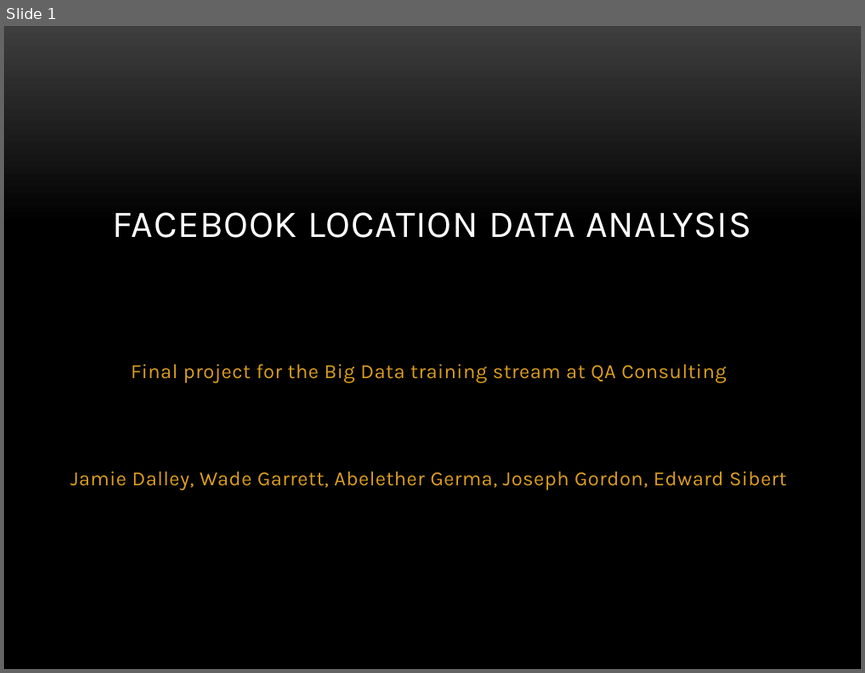
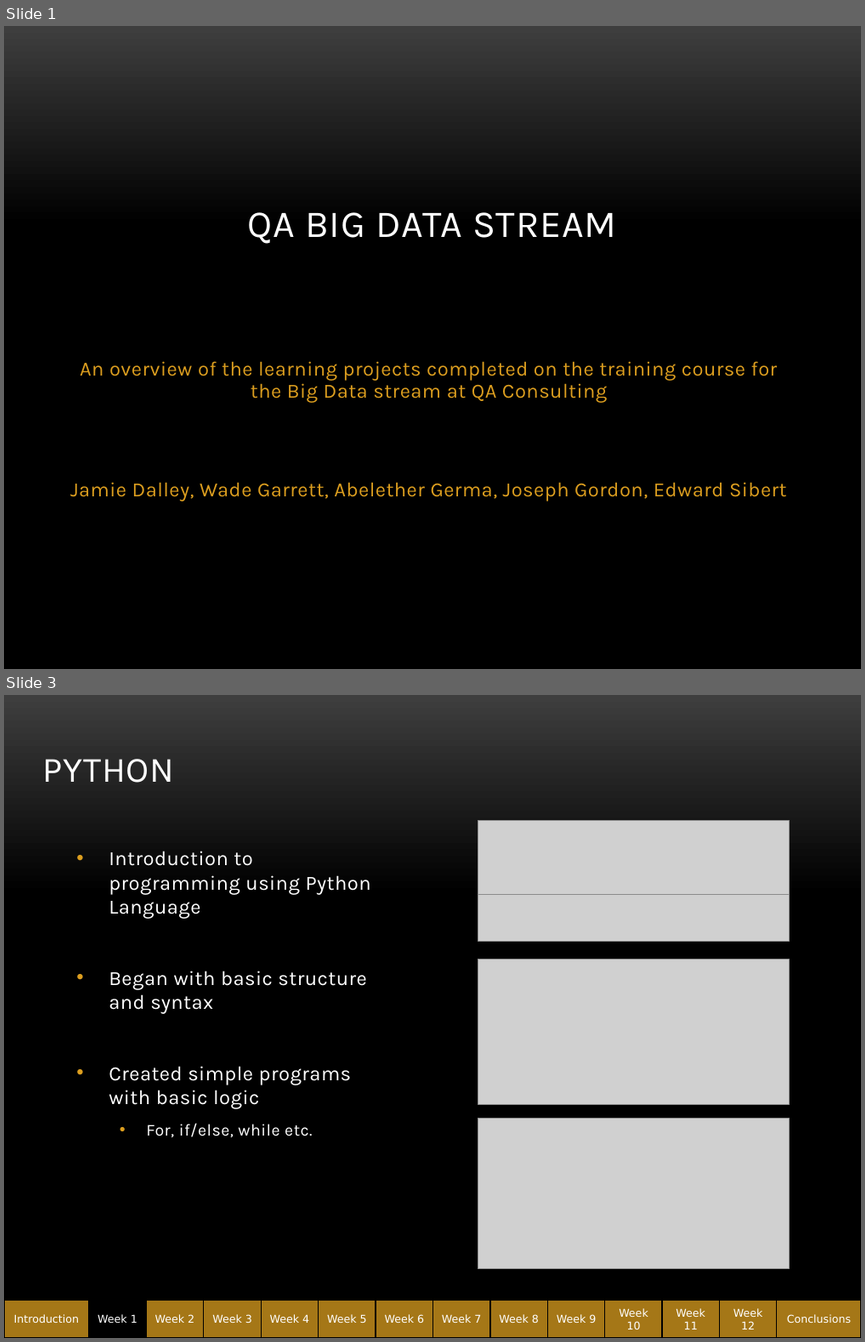
Before and after one commit to abe1ge/teletubbiesQAC, a slide deck: FinalPresentation.pptx. Shown one above the other, each under a label of ours: slide 1 before the commit, slides 1 and 3 after it; the slides between them are not shown. The pictures are 865x673 and 865x1342 pixels, drawn with LibreOffice and Linux fonts; fonts in the diff are those of the drawing; grey boxes stand for pictures; background and template pictures are left out. Boxes give left, top, right and bottom in pixels: in the first picture for what was removed or moved away, otherwise in the second. Text is boxed around its words. In the diff, an @@ line names an element or a change of style, - is before the commit and + after.

```diff
--- a/FinalPresentation.pptx
+++ b/FinalPresentation.pptx
@@ slide 3 added at <box>4,695,861,1338</box>, background picture (left out) @@
@@ title added at <box>43,759,175,783</box>, 30 pt, text #FFFFFF @@
+PYTHON
@@ picture added at <box>477,821,788,895</box> @@
@@ text added at <box>109,851,371,1137</box>, 17 pt, text #FFFFFF @@
+• Introduction to programming using Python Language
+• Began with basic structure and syntax
+• Created simple programs with basic logic
+  • For, if/else, while etc.
@@ picture added at <box>477,895,788,941</box> @@
@@ picture added at <box>477,959,788,1104</box> @@
@@ picture added at <box>477,1117,788,1268</box> @@
@@ rectangle added at <box>4,1300,861,1338</box>, fill #A57617 @@
@@ group added at <box>4,1300,861,1338</box>: 14 rectangles @@
+Introduction
+Week 3
+Week 2
+Week 4
+Week 1
+Week 5
+Week 6
+Week 7
+Week 8
+Week 9
+Week 10
+Week 11
+Week 12
+Conclusions
@@ slide 1 changed as well @@
@@ title at <box>248,212,616,244</box>: text changed @@
-FACEBOOK LOCATION DATA ANALYSIS
+QA BIG DATA STREAM
@@ subtitle at <box>80,361,778,403</box>: text changed @@
-Final project for the Big Data training stream at QA Consulting
+An overview of the learning projects completed on the training course for the Big Data stream at QA Consulting
@@ subtitle at <box>70,482,787,501</box>: line spacing 1 to 0.9 @@
```
Also in this commit, not shown: 2 other slides changed, 17 other slides added.
